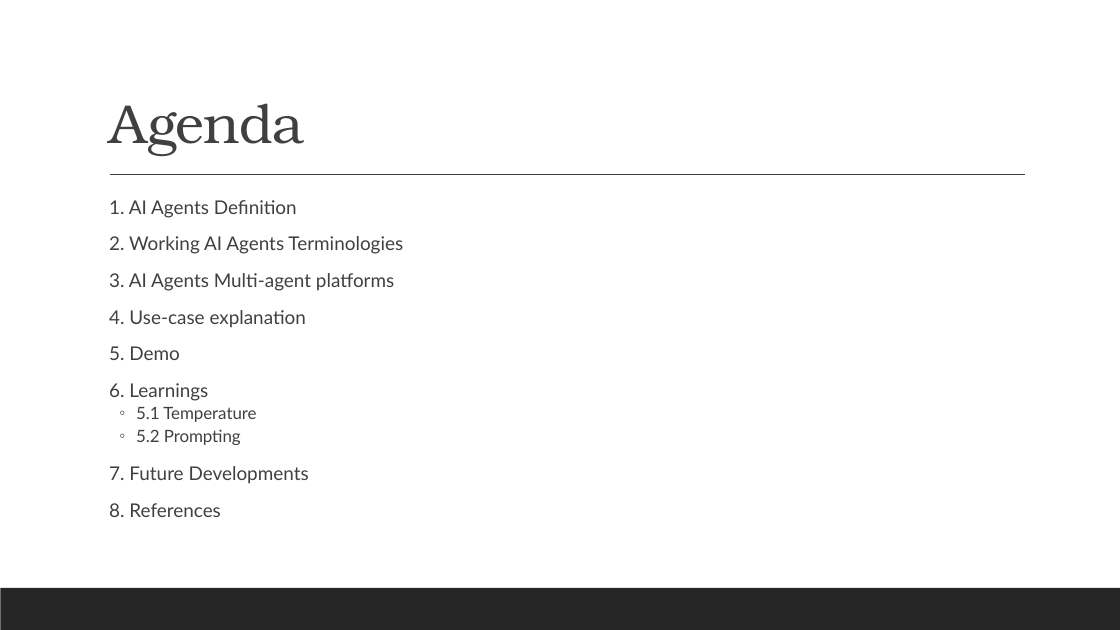
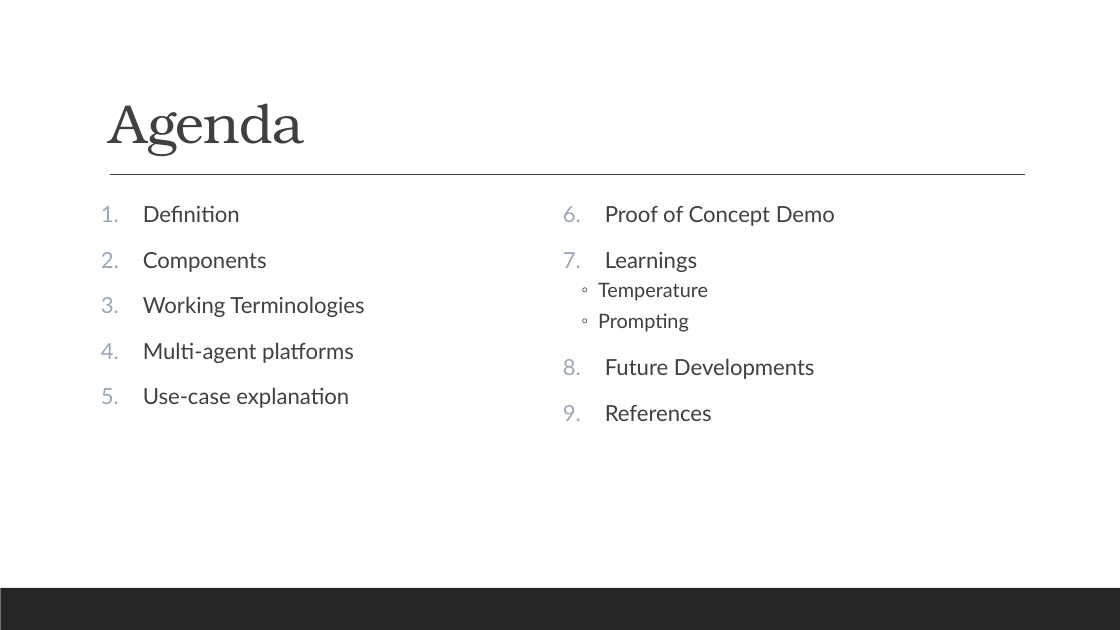
Before and after one commit to gabrielchanyk/pdf-ppt_agentic_workflow, a slide deck: slide 2 of AI Agents.pptx. Drawn at 1120x630 pixels with LibreOffice and Linux fonts; fonts in the diff are those of the drawing. Boxes give left, top, right and bottom in pixels: in the first picture for what was removed or moved away, otherwise in the second. Text is boxed around its words. In the diff, an @@ line names an element or a change of style, - is before the commit and + after.

```diff
--- a/AI Agents.pptx
+++ b/AI Agents.pptx
@@ text at <box>143,205,364,408</box>: text changed; size 16.1 to 19 pt @@
-  1. AI Agents Definition
-  2. Working AI Agents Terminologies
-  3. AI Agents Multi-agent platforms
-  4. Use-case explanation
-  5. Demo
-  6. Learnings
-  ◦ 5.1 Temperature
-  ◦ 5.2 Prompting
-  7. Future Developments
-  8. References
+1. Definition
+2. Components
+3. Working Terminologies
+4. Multi-agent platforms
+5. Use-case explanation
@@ text added at <box>598,206,835,421</box>, 19 pt, text #404040 @@
+6. Proof of Concept Demo
+7. Learnings
+  ◦ Temperature
+  ◦ Prompting
+8. Future Developments
+9. References
```
Also in this commit, not shown: 4 other slides changed, 5 slides added, 4 slides removed.
